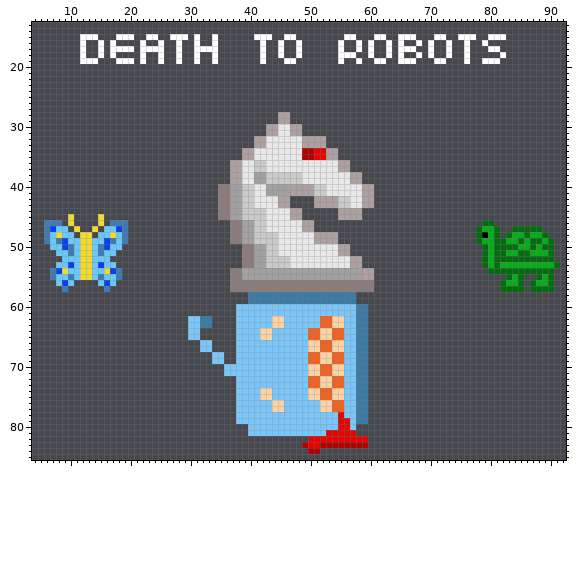
Edited in one commit: sprite sheet (Shared/Assets.xcassets/lose-health.imageset/lose-health.png). Above, as it was before the edit.
The file is 96x96 pixels. Colours within 5 levels of each other are drawn and written as one. Shown: x 4..92, y 13..85.
New version:
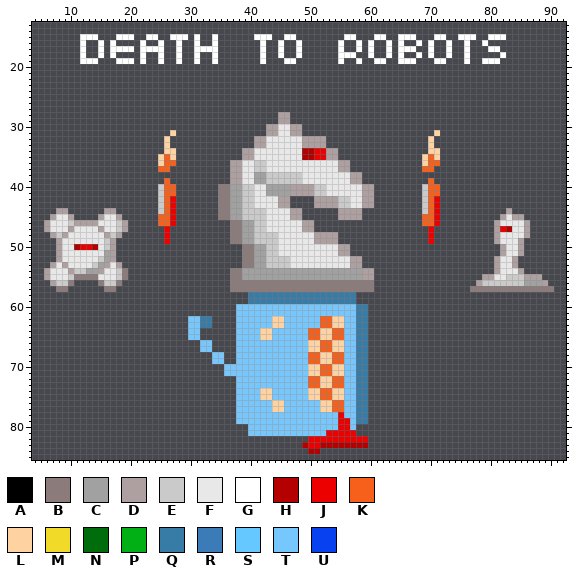
Palette (. is transparent): A #000000  B #8b7b7b  C #a1a1a1  D #aea0a0  E #cacaca  F #e8e8e8  G #ffffff  H #b40000  J #ec0000  K #f7601b  L #ffd3a1  M #f2da29  N #006d0d  P #00b015  Q #377ba7  R #3b7bb8  S #65c9ff  T #75c7fd  U #0741f0
From old to new:
Changed rows in their new state; - is an unchanged pixel.
first column x 6:
31 ---------------------L-------------------------------------------L--------------------
32 --------------------L-------------------------------------------L---------------------
33 --------------------L-------------------------------------------L---------------------
34 --------------------LL------------------------------------------LL--------------------
35 -------------------LKL-----------------------------------------LKL--------------------
36 -------------------LKK-----------------------------------------LKK--------------------
37 -------------------KK------------------------------------------KK---------------------
39 --------------------K-------------------------------------------K---------------------
40 -------------------EKK-----------------------------------------EKK--------------------
41 -------------------EKK-----------------------------------------EKK--------------------
42 -------------------EKJ-----------------------------------------EKJ--------------------
43 -------------------EKJ-----------------------------------------EKJ--------------------
44 --DD------DD-------EKJ-----------------------------------------EKJ-----------D--------
45 -DFFD----DFFD------KKJ-----------------------------------------KKJ----------DFDD------
46 DFFFEDDDDFFFED-----KKJ-----------------------------------------KKJ-------..DFFFFD-----
47 DFFFDFFFFDFFED------J-------------------------------------------J-------...DJHFFD..---
48 .DEDFFFFFFDED.------J-------------------------------------------J-------...DFFFFD...--
49 ..DFFFFFFFED..------J-------------------------------------------J-------...DFFFD.....-
50 -.DFFHJJHFED.------------------------------------------------------------...DFFD.....-
51 --DFFFFFFFCD-------------------------------------------------------------...DFFD.....-
52 --DFFFFFFECD-------------------------------------------------------------..DFFD......-
53 -DFDFFFFECDFD------------------------------------------------------------..DFFD.......
54 DFFFDEECCDFFEB------------------------------------------------------------.DFFFD.....-
55 DFFFEBBBBFFFEB-----------------------------------------------------------DDFFEEEDDD..-
56 -DEEB----BEEB-----------------------------------------------------------DEEEEEEECCCD.-
57 --BB------BB-----------------------------------------------------------BBBBBBBBBBBBBB-
Pixel boxes of the changes (left, top, right, bottom) in both pictures:
added: (158, 130, 176, 244)
added: (422, 130, 440, 244)
changed: (44, 208, 128, 292)
changed: (470, 208, 560, 292)
